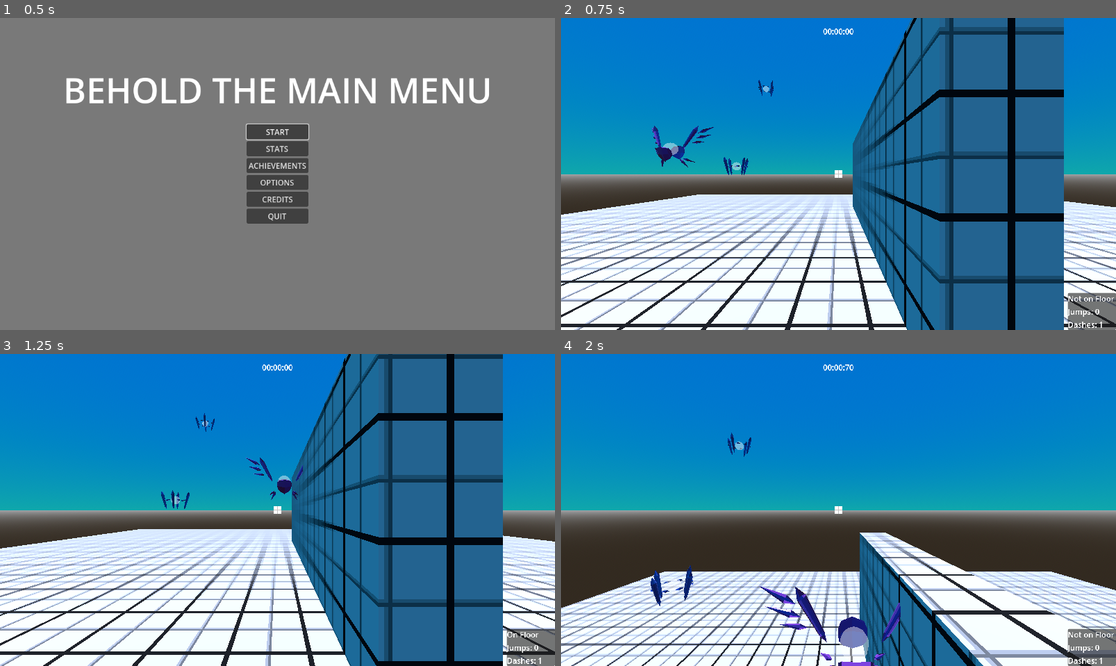
Above: before the commit, frames 1-4 (two rows, left to right).
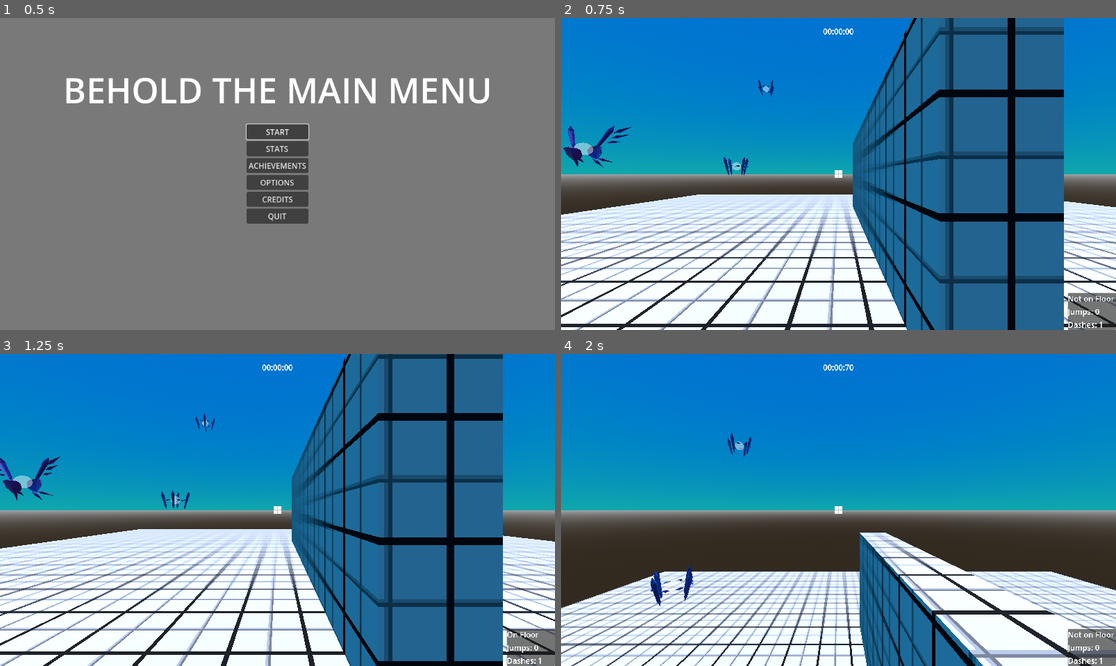
Above: after the commit, the same moments.

Repository: lucasrumney94/GodotGoneWild
Game: Godot game, scene res://Main/main_menu.tscn
Two runs of this game, one before a commit and one after it. Both use one fixed random seed, a clock stepped at 60 frames per second and the inputs below. The engine's default icon, where the game draws it, is replaced by a stand-in: a white triangle on a blue panel in a dark square.
Inputs (mouse positions are in pixels of both pictures, inside the frame that each line leads up to):
- Up to frame 1 (0.5 s): no input
- Up to frame 2 (0.75 s): click "START" at 0.5 s
- Up to frame 3 (1.25 s): no input
- Up to frame 4 (2 s): move the mouse to (866, 510) at 1.27 s; hold W (move_forward) from 1.28 s (still down); click (866, 510) at 1.35 s; tap Space (jump) at 1.52 s

Frame 1 is identical in both runs. In frame 2, 0.9% of the frame differs, in the area x 0-28%, y 34-48%; in frame 3, 0.7%; in frame 4, 1.3%, in the area x 35-62%, y 74-100%.

Commit message:
add movable enemy

Diff:
--- a/godot-wild-tower/EnemyTest/EnemyTest1.tscn
+++ b/godot-wild-tower/EnemyTest/EnemyTest1.tscn
@@ -1,25 +1,50 @@
-[gd_scene load_steps=5 format=3 uid="uid://ld24biyy5xkj"]
+[gd_scene load_steps=8 format=3 uid="uid://ld24biyy5xkj"]
 
 [ext_resource type="PackedScene" uid="uid://vssvdtmx3jx7" path="res://Objects/Player/player.tscn" id="1_01si0"]
 [ext_resource type="PackedScene" uid="uid://fshkr347rlb0" path="res://Objects/Enemies/BasicEnemy.tscn" id="1_mvpe4"]
 [ext_resource type="PackedScene" uid="uid://bojfdf4dyc8ng" path="res://Objects/Enemies/MobileEnemy.tscn" id="3_vbu8n"]
+[ext_resource type="Material" uid="uid://5dqiqxr4arwd" path="res://Materials/grid_material.tres" id="4_7eoc8"]
 
 [sub_resource type="BoxMesh" id="BoxMesh_dfukr"]
 size = Vector3(25, 0.1, 25)
 
-[node name="BasicEnemyScene" type="Node3D"]
+[sub_resource type="BoxShape3D" id="BoxShape3D_pho78"]
+size = Vector3(28, 1, 28)
+
+[sub_resource type="BoxMesh" id="BoxMesh_w7lxu"]
+
+[node name="EnemyTestScene" type="Node3D"]
 
 [node name="Ground" type="MeshInstance3D" parent="."]
+visible = false
 mesh = SubResource("BoxMesh_dfukr")
 skeleton = NodePath("")
 
 [node name="Player" parent="." instance=ExtResource("1_01si0")]
 
 [node name="BasicEnemy" parent="." instance=ExtResource("1_mvpe4")]
-transform = Transform3D(1, 0, 0, 0, 1, 0, 0, 0, 1, -2.83345, 0.732493, 0)
+transform = Transform3D(1, 0, 0, 0, 1, 0, 0, 0, 1, 0.0237244, 1.22055, -3.48084)
 
 [node name="DirectionalLight3D" type="DirectionalLight3D" parent="."]
 transform = Transform3D(1, 0, 0, 0, 0.380861, 0.924632, 0, -0.924632, 0.380861, 0, 5.15927, 0)
 
 [node name="MobileEnemy" parent="." instance=ExtResource("3_vbu8n")]
-transform = Transform3D(1, 0, 0, 0, 1, 0, 0, 0, 1, -0.236995, 0.824196, -3.43477)
+transform = Transform3D(1, 0, 0, 0, 1, 0, 0, 0, 1, 0, 1, -4)
+period = 2.0
+distance = 15.0
+
+[node name="MobileEnemy2" parent="." instance=ExtResource("3_vbu8n")]
+transform = Transform3D(1, 0, 0, 0, 1, 0, 0, 0, 1, 0, 1, -4)
+period = 2.0
+distance = 15.0
+direction = Vector3(-1, 1, 1)
+
+[node name="Floor" type="StaticBody3D" parent="."]
+
+[node name="CollisionShape3D" type="CollisionShape3D" parent="Floor"]
+shape = SubResource("BoxShape3D_pho78")
+
+[node name="MeshInstance3D" type="MeshInstance3D" parent="Floor"]
+transform = Transform3D(28, 0, 0, 0, 1, 0, 0, 0, 28, 0, 0, 0)
+material_override = ExtResource("4_7eoc8")
+mesh = SubResource("BoxMesh_w7lxu")
--- a/godot-wild-tower/Objects/Enemies/mobileenemy.gd
+++ b/godot-wild-tower/Objects/Enemies/mobileenemy.gd
@@ -2,19 +2,17 @@
 
 @export var period: float = 0.5
 @export var distance: float = 5.0
+@export var direction: Vector3 = Vector3(1,0,0)
 
+#var phaseToZero = sqrt(2)*PI/3
 
-var direction: float
+var originalPos: Vector3
 
 # Called when the node enters the scene tree for the first time.
 func _ready():
-	direction = 1.0
-
-
+	pass
 
 func _physics_process(delta: float) -> void:
-	velocity.x = direction * delta * 1000
+	velocity = direction * distance * (sin(Time.get_ticks_msec() / 1000 / period)) * delta;
+	#position = originalPos + direction * distance * sin(Time.get_ticks_msec() / 1000 / period) * delta
 	move_and_slide()
-
-func switch_dir():
-	direction *= -1
